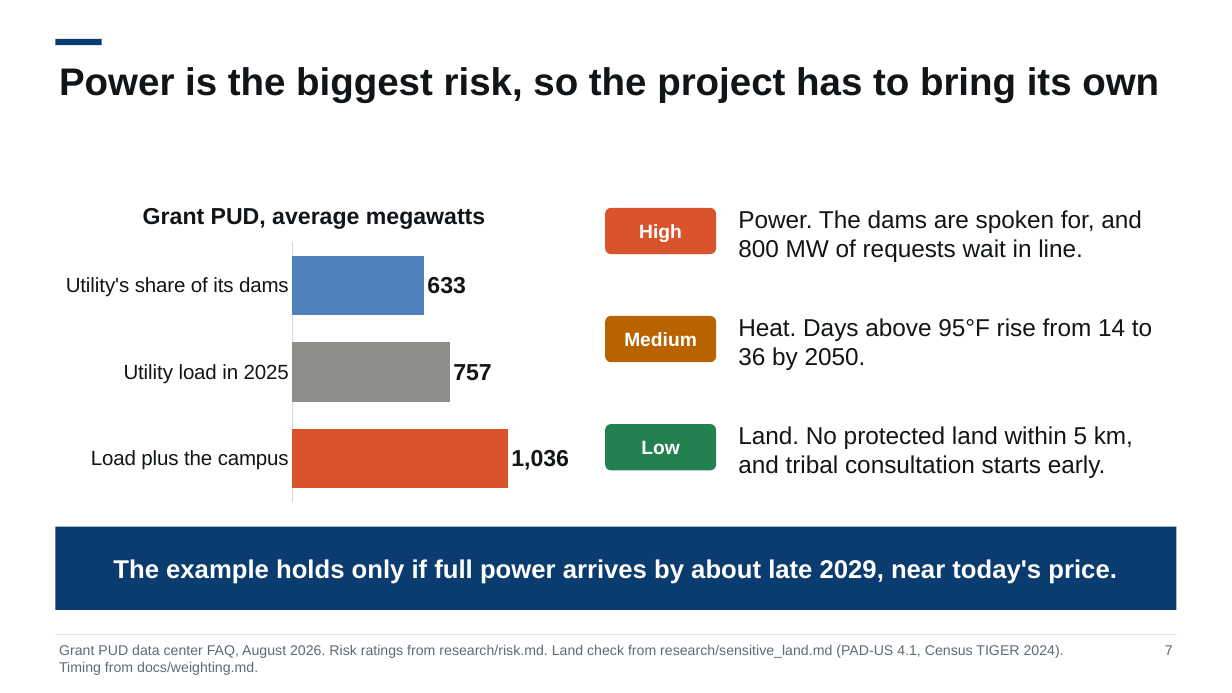
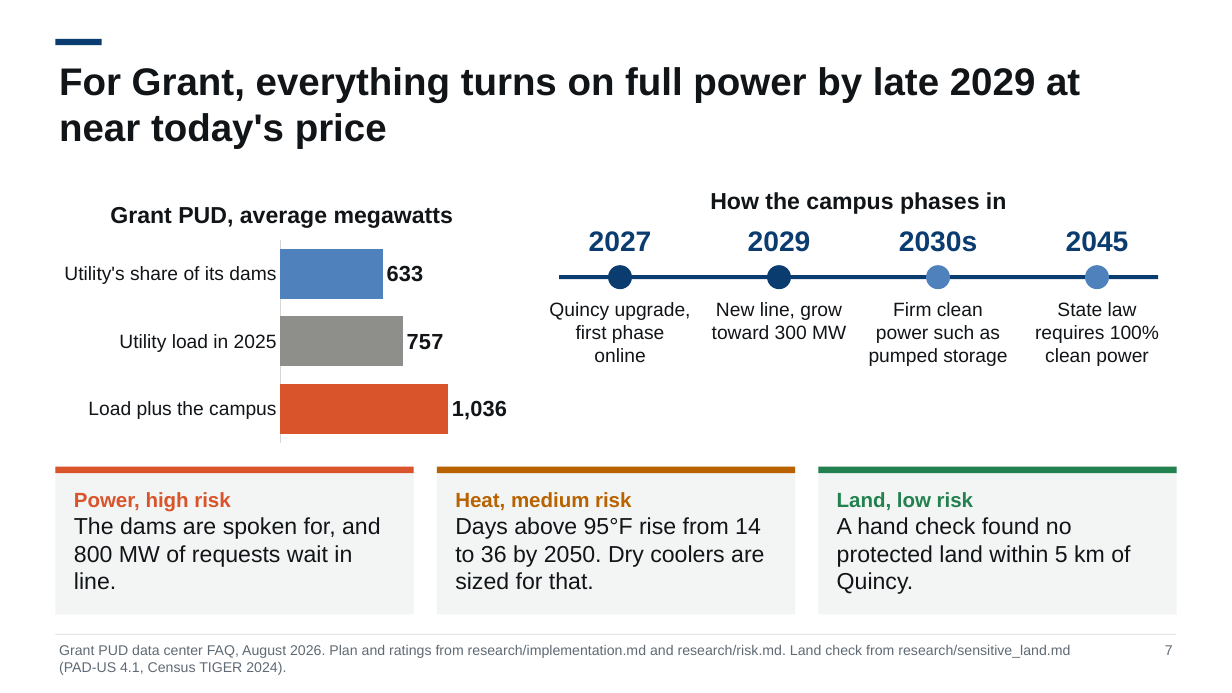
Before and after one commit to NeilKhandelwal/BAC-Hackathon, a slide deck: slide 7 of docs/deck/pitch_template.pptx. Drawn at 1232x693 pixels with LibreOffice and Linux fonts; fonts in the diff are those of the drawing. Boxes give left, top, right and bottom in pixels: in the first picture for what was removed or moved away, otherwise in the second. Text is boxed around its words. In the diff, an @@ line names an element or a change of style, - is before the commit and + after.

Commit message:
Finish round 2 of the deck after the advisor's review
Merge the risk and plan slides, add Whitman to the dollar comparison,
correct the grid carbon range, describe farmland as crops and pasture,
and record the round in the build log.

```diff
--- a/docs/deck/pitch_template.pptx
+++ b/docs/deck/pitch_template.pptx
@@ text at (59,67,1080,149): text changed @@
-Power is the biggest risk, so the project has to bring its own
+For Grant, everything turns on full power by late 2029 at near today's price
@@ bar chart at (55,185,508,448) @@
@@ data labels of Series 1 changed @@
@@ category axis changed @@
@@ value axis changed @@
@@ bar spacing changed @@
@@ lettering changed @@
@@ bar chart: place and size @@
-bar chart at (55,185,573,508)
+bar chart at (55,185,508,448)
@@ rounded rectangle removed at (605,208,716,254) @@
-High
@@ text added at (710,192,1007,214), 18 pt, text #111518, bold @@
+How the campus phases in
@@ text added at (589,231,652,252), 22 pt, text #0B3C6F, bold @@
+2027
@@ text added at (748,231,811,252), 22 pt, text #0B3C6F, bold @@
+2029
@@ text added at (899,231,977,252), 22 pt, text #0B3C6F, bold @@
+2030s
@@ text added at (1066,231,1129,252), 22 pt, text #0B3C6F, bold @@
+2045
@@ ellipse added at (608,265,632,289), fill #0B3C6F @@
@@ ellipse added at (767,265,791,289), fill #0B3C6F @@
@@ ellipse added at (926,265,950,289), fill #4F82BD @@
@@ ellipse added at (1085,265,1109,289), fill #4F82BD @@
@@ rectangle added at (559,275,1158,279), fill #0B3C6F @@
@@ text added at (549,302,691,363), 15 pt, text #111518 @@
+Quincy upgrade, first phase online
@@ rounded rectangle removed at (605,316,716,362) @@
-Medium
@@ text added at (712,302,846,339), 15 pt, text #111518 @@
+New line, grow toward 300 MW
@@ text removed at (738,318,1152,370) @@
-Heat. Days above 95°F rise from 14 to 36 by 2050.
@@ text added at (869,302,1007,366), 15 pt, text #111518 @@
+Firm clean power such as pumped storage
@@ text added at (1035,302,1159,366), 15 pt, text #111518 @@
+State law requires 100% clean power
@@ rounded rectangle removed at (605,424,716,470) @@
-Low
@@ text removed at (738,426,1133,478) @@
-Land. No protected land within 5 km, and tribal consultation starts early.
@@ rectangle "Power, high risk": place and size @@
-rectangle "Power, high risk" at (738,210,1142,262)
+rectangle "Power, high risk" at (55,467,414,615)
@@ rectangle "Power, high risk" at (55,467,414,615): fill none to #F3F5F4 @@
@@ rectangle added at (55,467,414,473), fill #D9532B @@
@@ rectangle added at (437,467,796,615), fill #F3F5F4, 18 pt, text #111518 @@
+Heat, medium risk
+Days above 95°F rise from 14 to 36 by 2050. Dry coolers are sized for that.
@@ rectangle added at (437,467,796,473), fill #B86200 @@
@@ rectangle added at (819,467,1177,615), fill #F3F5F4, 18 pt, text #111518 @@
+Land, low risk
+A hand check found no protected land within 5 km of Quincy.
@@ rectangle added at (819,467,1177,473), fill #23804F @@
@@ text in rectangle at (74,492,381,590): text changed; size 19 to 18 pt @@
-Power. The dams are spoken for, and 800 MW of requests wait in line.
+Power, high risk
+The dams are spoken for, and 800 MW of requests wait in line.
@@ rectangle removed at (55,527,1177,610) @@
-The example holds only if full power arrives by about late 2029, near today's price.
@@ text at (59,645,1070,675): text changed @@
-Grant PUD data center FAQ, August 2026. Risk ratings from research/risk.md. Land check from research/sensitive_land.md (PAD-US 4.1, Census TIGER 2024). Timing from docs/weighting.md.
+Grant PUD data center FAQ, August 2026. Plan and ratings from research/implementation.md and research/risk.md. Land check from research/sensitive_land.md (PAD-US 4.1, Census TIGER 2024).
```
Also in this commit, not shown: 8 other slides changed, 1 slide removed, 18 other files.
